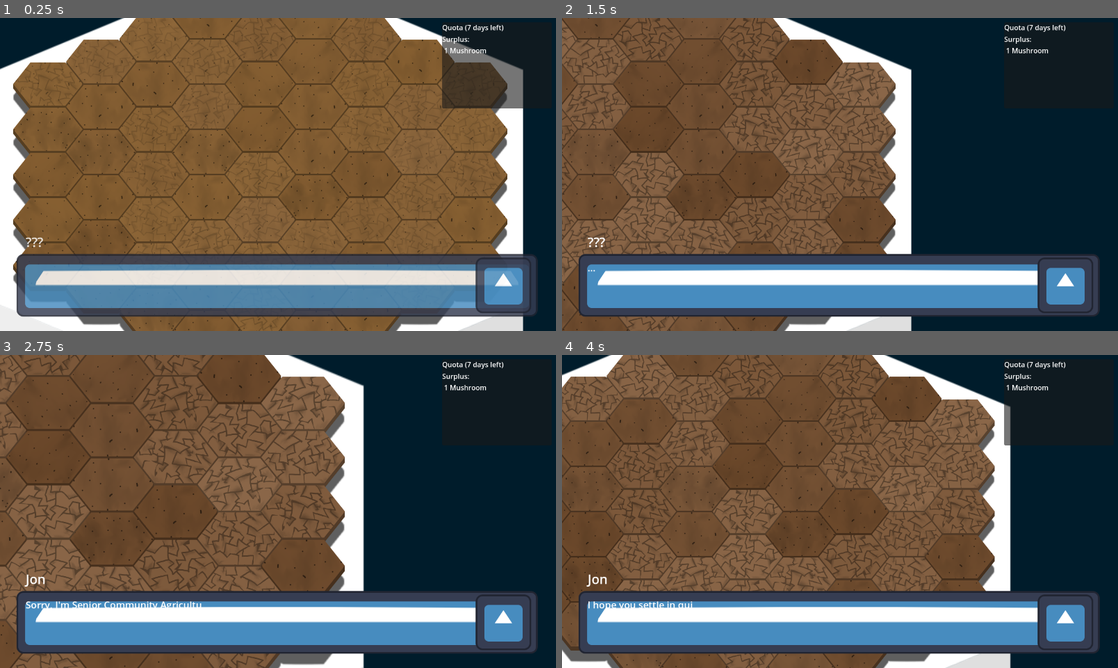
Above: before the commit, frames 1-4 (two rows, left to right).
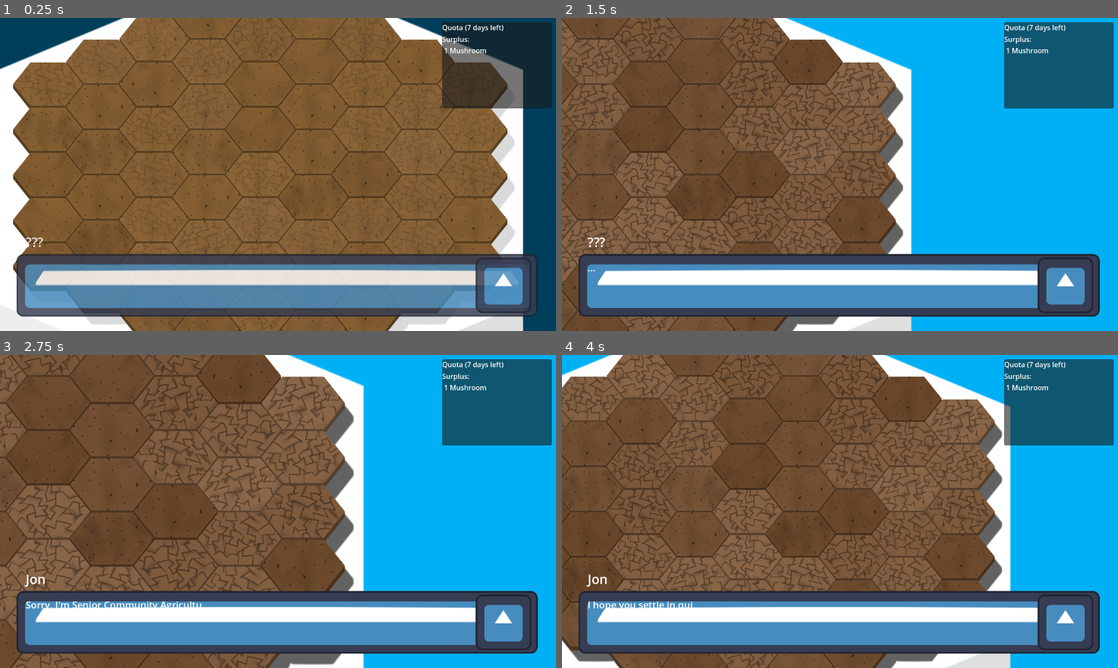
Above: after the commit, the same moments.

Repository: CiaranWoodward/LD54
Game: Godot game, scene res://Level.tscn
Two runs of this game, one before a commit and one after it. Both use one fixed random seed, a clock stepped at 60 frames per second and the inputs below. The engine's default icon, where the game draws it, is replaced by a stand-in: a white triangle on a blue panel in a dark square.
Inputs (mouse positions are in pixels of both pictures, inside the frame that each line leads up to):
- Up to frame 1 (0.25 s): no input
- Up to frame 2 (1.5 s): move the mouse to (962, 158) at 0.52 s; hold Right (ui_right) 0.53-1.25 s; click (962, 158) at 0.6 s; drag from (728, 190) to (812, 237) at 1.27 s
- Up to frame 3 (2.75 s): tap Enter at 2 s; move the mouse to (333, 442) at 2.02 s; hold Right (ui_right) from 2.03 s (still down); hold Mouse wheel up (zoom_out) from 2.03 s (still down)
- Up to frame 4 (4 s): release Right (ui_right) at 2.75 s; release Mouse wheel up (zoom_out) at 2.75 s; drag from (812, 574) to (673, 464) at 2.77 s; tap Space at 3.5 s; move the mouse to (1006, 558) at 3.52 s; hold Left (ui_left) from 3.53 s (still down); hold Mouse wheel down (zoom_in) from 3.53 s (still down)

The runs differ from the first frame. In frame 1, 7.9% of the frame differs, in the area x 0-100%, y 0-100%; in frame 2, 33%, in the area x 40-100%, y 0-100%; in frame 3, 30%; in frame 4, 19%.

Commit message:
Hook up the sky

Diff:
--- a/Level.gd
+++ b/Level.gd
@@ -1,11 +1,16 @@
 extends Node2D
 
 @export var AP_per_day = 5
+
+var _sky_tween
 
 # Called when the node enters the scene tree for the first time.
 func _ready():
 	$Cursor.clear_action_func = $HUD.clear_action
 	$Cursor.connect("interacted_with_tile", func(tile): $GardenTiles.ripple_from($GardenTiles.local_to_map(tile.position)))
+	$DayCycle.assigned_animation = "DayCycle"
+	_update_sky_from_ap(AP_per_day)
+	Global.action_points_changed.connect(_update_sky_from_ap)
 	Global.action_points = AP_per_day
 	Global.day = 0
 	Global.change_produce_count(Global.ProduceType.MUSHROOM, 1)
@@ -33,9 +38,32 @@
 	await Story.tick_story($HUD/Dialogue)
 	$HUD.set_show_action_panel(true)
 
+func _reset_day():
+	await _update_sky(1.0)
+	$DayCycle.seek(0)
+
+func _update_sky_from_ap(ap):
+	var t = Tween.interpolate_value(0.2, 0.8, float(AP_per_day-ap)/float(AP_per_day), 1.0, Tween.TRANS_LINEAR, Tween.EASE_IN)
+	await _update_sky(t)
+
+func _update_sky(time : float):
+	if is_instance_valid(_sky_tween):
+		await _sky_tween.finished
+	_sky_tween = create_tween()
+	var diff = time - $DayCycle.current_animation_position
+	_sky_tween.tween_interval(abs(diff) / $DayCycle.speed_scale)
+	if diff > 0: $DayCycle.play("DayCycle", -1, 1.0)
+	elif diff < 0: $DayCycle.play("DayCycle", -1, -1.0)
+	await _sky_tween.finished
+	_sky_tween = null
+	$DayCycle.pause()
+
 func _on_turn_end():
 	$HUD.clear_action()
 	$GardenTiles.tick()
+	Global.action_points = 0
+	await _tick_story()
+	await _reset_day()
 	Global.day += 1
 	Global.action_points = AP_per_day
-	await _tick_story()
+	await _update_sky_from_ap(AP_per_day)
--- a/Level.tscn
+++ b/Level.tscn
@@ -94,7 +94,7 @@
 
 [sub_resource type="Animation" id="Animation_qj57s"]
 resource_name = "DayCycle"
-step = 0.05
+step = 0.01
 tracks/0/type = "value"
 tracks/0/imported = false
 tracks/0/enabled = true
@@ -357,7 +357,7 @@
 }
 
 [node name="DayCycle" type="AnimationPlayer" parent="."]
-speed_scale = 0.1
+speed_scale = 0.2
 libraries = {
 "": SubResource("AnimationLibrary_ibd4w")
 }
